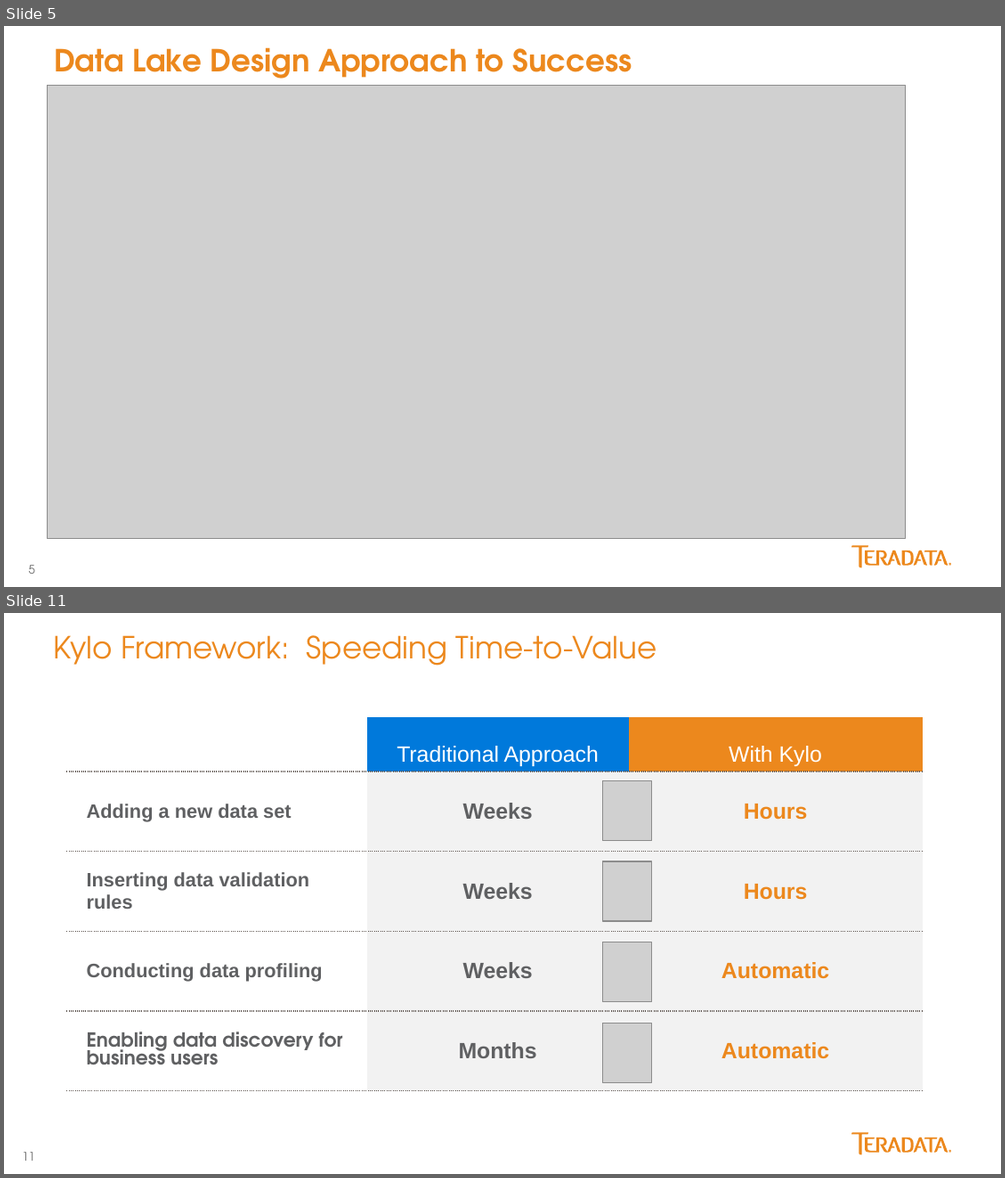
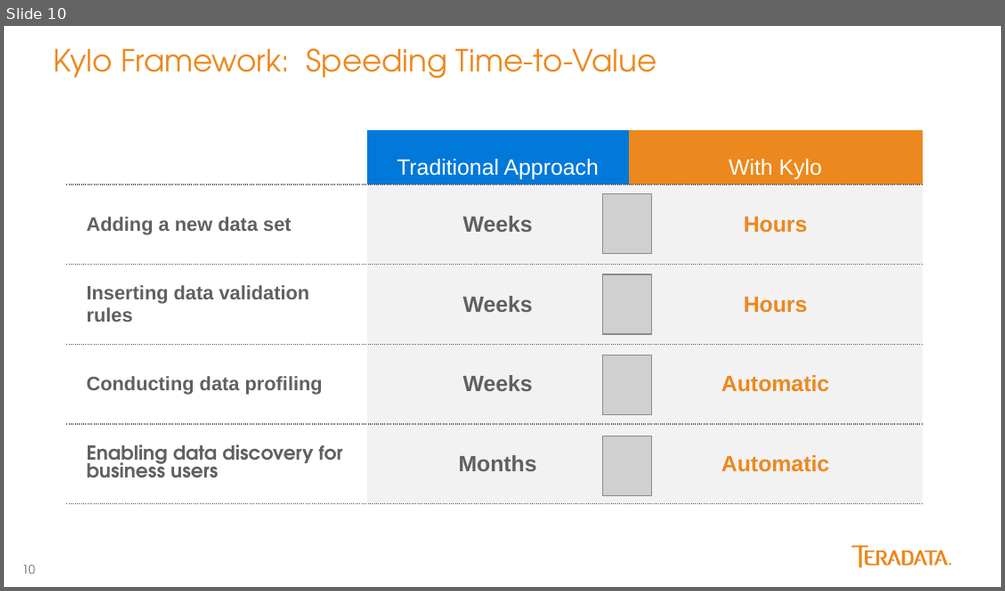
Before and after one commit to yaoran2000/MyTeradata, a slide deck: slides/Kylo配置与使用.pptx. Shown one above the other, each under a label of ours: slides 5 and 11 before the commit, slide 10 after it; the slides between them are not shown. The pictures are 1005x1178 and 1005x591 pixels, drawn with LibreOffice and Linux fonts; fonts in the diff are those of the drawing; grey boxes stand for pictures. Boxes give left, top, right and bottom in pixels: in the first picture for what was removed or moved away, otherwise in the second. Text is boxed around its words. In the diff, an @@ line names an element or a change of style, - is before the commit and + after.

```diff
--- a/slides/Kylo配置与使用.pptx
+++ b/slides/Kylo配置与使用.pptx
@@ slide 5 removed at box(4, 26, 1001, 587), background #FFFFFF; not listed: 3 template elements that a slide beside it also shows @@
@@ title removed at box(54, 47, 631, 79) @@
-Data Lake Design Approach to Success
@@ picture removed at box(48, 85, 905, 538) @@
@@ what was slide 11 is now slide 10 @@
@@ page number at box(22, 564, 35, 573): text changed @@
-11
+10
```
Also in this commit, not shown: 7 slides changed, 1 slide added, 1 other slide removed.
